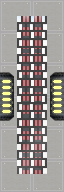
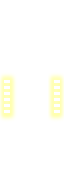
Two versions of the same layered image (64x192). Layer-by-layer changes:
added layer "Rechteck 1 Kopie" above "Rechteck 1" over [48, 71, 64, 123]
added layer "Rechteck 1" above "Ebene 16" over [0, 71, 19, 123]
hid group "Batteries" (13 layers) over [0, 77, 64, 116]
hid group "Base" (2nd of 2) (10 layers) over [0, 0, 64, 192]
hid group "doodas" (61 layers) over [2, 0, 62, 192]
